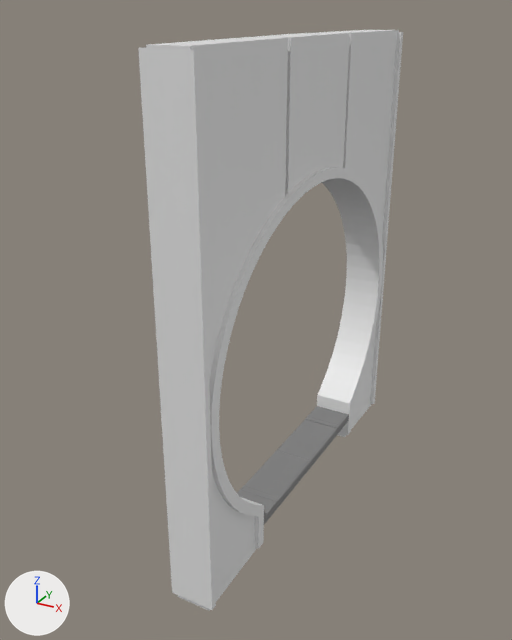
Renders of the FBX model Assets/FBX/Corridoors/Corridor_CircleArch.fbx from each side of a commit.
One viewpoint serves both versions: a camera (50 mm lens) standing at (4.4, -9.36, 7.08) and looking at (-0.51, -0.42, 2.61). Lighting does not change. The marker at lower left points along +X, +Y and +Z. Where no turn or scale is listed for an object, it has been applied to the vertices.

In view in the first picture: 'Circle.000', 'Circle.001', 'Door_1___Corridor_EVERYTHING_21.001', 'Door_1___Corridor_EVERYTHING_21.002', 'Door_1___Corridor_EVERYTHING_21.003', 'Door_1___Corridor_EVERYTHING_21.004', 'Door_1___Corridor_EVERYTHING_21.005', 'Door_1___Corridor_EVERYTHING_21.006'.
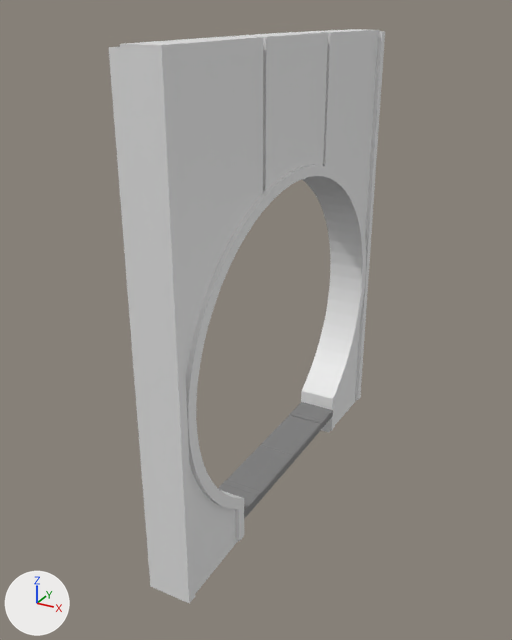
Edits to the bpy script that builds the scene:
```text
Change me_circle_003:
    where me_circle_003.from_pydata(...)  # 240 vertices, 230 faces; spans x 0.0..0.67, y -3.21..3.22, z -2.64..4.57
    used by ob_circle_000; location = (-0.34, 0.0, 2.14)
    before: 1 (0.0, -3.21, 4.57) at pixel (138, 47), 3 (0.0, -3.21, -2.64) at pixel (172, 592), 8 (0.67, -3.21, 4.57) at pixel (193, 49), 11 (0.67, -3.21, -2.64) at pixel (212, 610)
    me_circle_003 part 1
    add for i in [1, 3, 8, 11]: me_circle_003.vertices[i].co += Vector((0.0, -0.05, 0.0))
Change ob_door_1___corridor_everything_21_002:
    ob_door_1___corridor_everything_21_002.location: (0.33, 1.17, -0.01) -> (0.0, 1.17, -0.01)
Change ob_door_1___corridor_everything_21_005:
    ob_door_1___corridor_everything_21_005.location: (0.0, 1.5, -0.05) -> (-0.33, 1.5, -0.05)
Change ob_circle_000:
    ob_circle_000.location: (-0.34, 0.0, 2.14) -> (-0.67, 0.0, 2.14)
Change ob_door_1___corridor_everything_21_003:
    ob_door_1___corridor_everything_21_003.location: (0.33, 0.0, 0.0) -> (0.0, 0.0, 0.0)
Change ob_door_1___corridor_everything_21_001:
    ob_door_1___corridor_everything_21_001.location: (0.33, 0.0, 0.0) -> (0.0, 0.0, 0.0)
Change ob_door_1___corridor_everything_21_006:
    ob_door_1___corridor_everything_21_006.location: (0.0, -1.5, -0.05) -> (-0.33, -1.5, -0.05)
Change ob_door_1___corridor_everything_21_004:
    ob_door_1___corridor_everything_21_004.location: (0.33, 0.0, 0.0) -> (0.0, 0.0, 0.0)
Change ob_circle_001:
    ob_circle_001.location: (0.0, 0.0, 2.16) -> (-0.34, 0.0, 2.16)
```

Where the change shows, as pixel boxes [x1, y1, x2, y2] in the pictures (512 x 640 px; the box of a moved part takes in the faces that stretch with it):
'Circle.000', reshaped, moved: before [138, 32, 403, 610]; after [109, 31, 385, 603]
'Circle.001', moved: before [146, 30, 399, 611]; after [120, 29, 380, 594]
'Door_1___Corridor_EVERYTHING_21.003', moved: before [244, 450, 311, 505]; after [227, 445, 294, 498]
'Door_1___Corridor_EVERYTHING_21.004', moved: before [277, 420, 338, 467]; after [261, 415, 321, 461]
'Door_1___Corridor_EVERYTHING_21.006', moved: before [237, 490, 277, 524]; after [218, 483, 258, 519]
'Door_1___Corridor_EVERYTHING_21.005', moved: before [308, 406, 349, 431]; after [292, 402, 333, 427]
'Door_1___Corridor_EVERYTHING_21.002', moved: before [240, 486, 280, 508]; after [223, 480, 262, 503]
'Door_1___Corridor_EVERYTHING_21.001', moved: before [305, 416, 340, 434]; after [289, 412, 324, 429]
part 1 of me_circle_003, moved or reshaped: before [138, 47, 216, 610]; after [109, 47, 195, 603]
